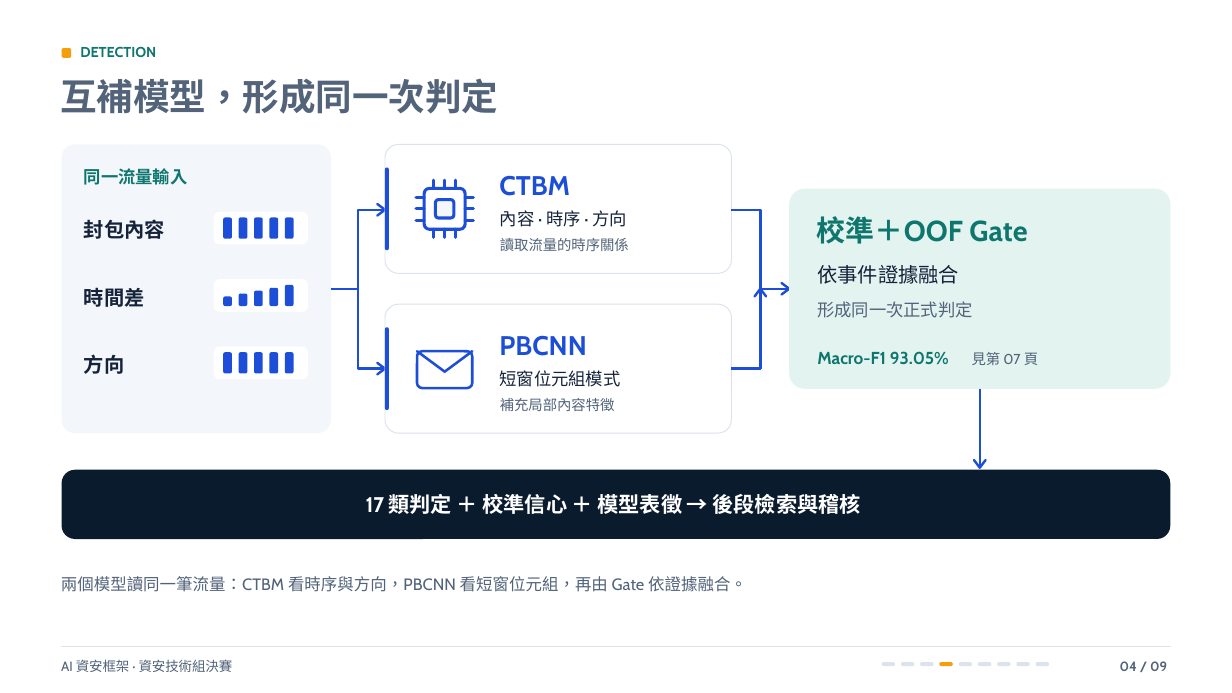
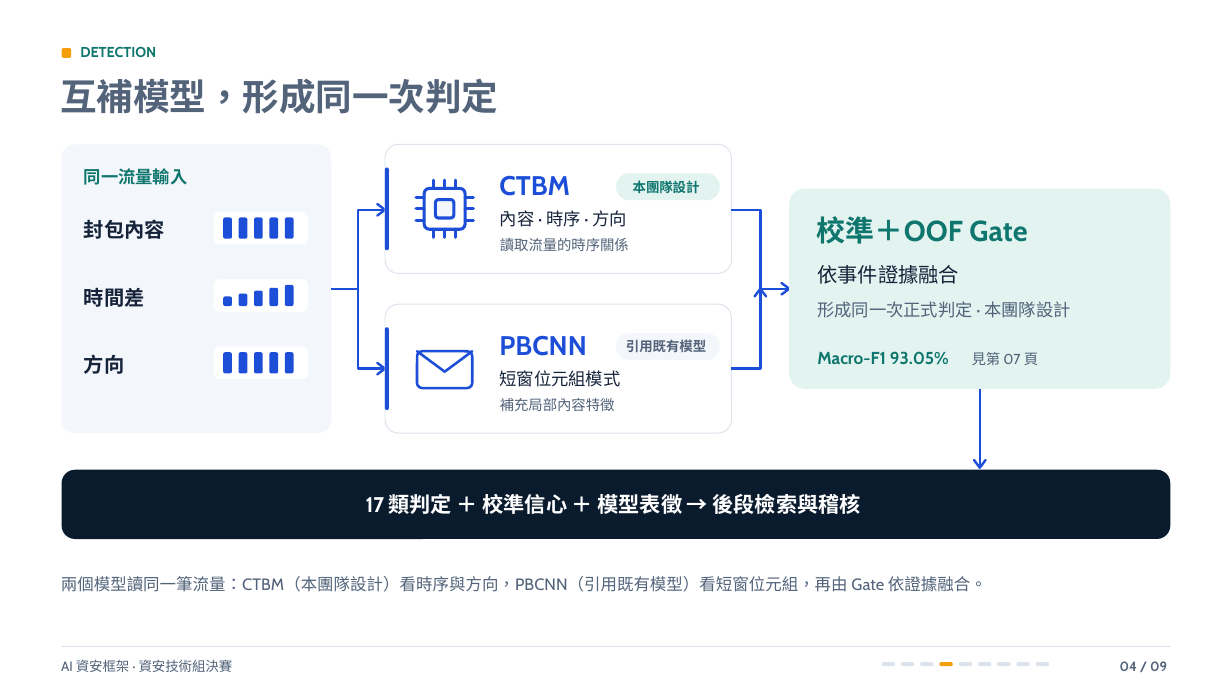
Before and after one commit to Lily09-project/innoserve-competition, a slide deck: slide 4 of deliverables/決賽簡報_AI資安框架.pptx. Drawn at 1232x693 pixels with LibreOffice and Linux fonts; fonts in the diff are those of the drawing. Boxes give left, top, right and bottom in pixels: in the first picture for what was removed or moved away, otherwise in the second. Text is boxed around its words. In the diff, an @@ line names an element or a change of style, - is before the commit and + after.

```diff
--- a/deliverables/決賽簡報_AI資安框架.pptx
+++ b/deliverables/決賽簡報_AI資安框架.pptx
@@ text at [817, 301, 1070, 318]: text changed @@
-形成同一次正式判定
+形成同一次正式判定 · 本團隊設計
@@ group added at [616, 174, 720, 360]: 2 rounded rectangles, 2 texts @@
+本團隊設計
+引用既有模型
@@ text at [61, 576, 987, 592]: text changed @@
-兩個模型讀同一筆流量：CTBM 看時序與方向，PBCNN 看短窗位元組，再由 Gate 依證據融合。
+兩個模型讀同一筆流量：CTBM（本團隊設計）看時序與方向，PBCNN（引用既有模型）看短窗位元組，再由 Gate 依證據融合。
```
Also in this commit, not shown: 3 other slides changed, 19 other files.
